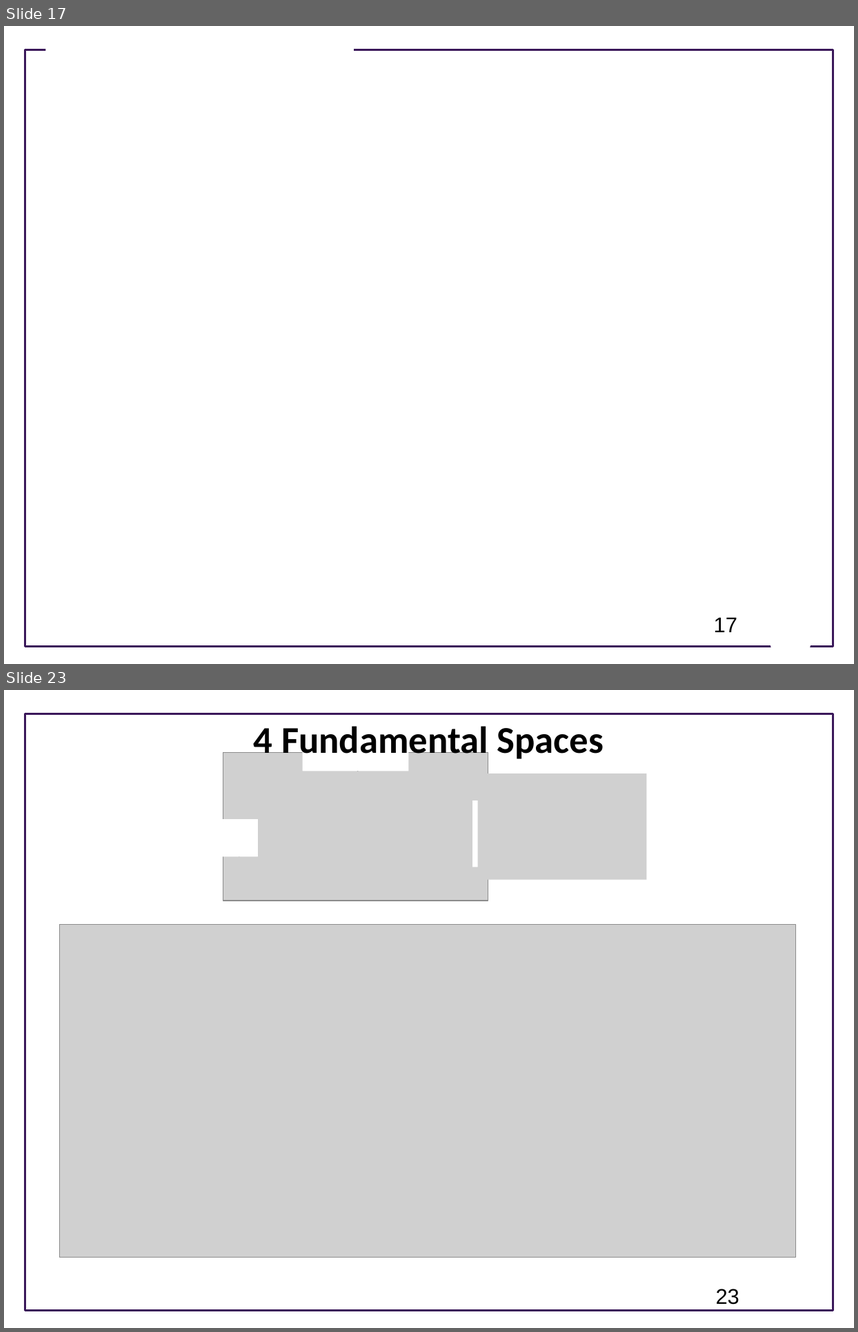
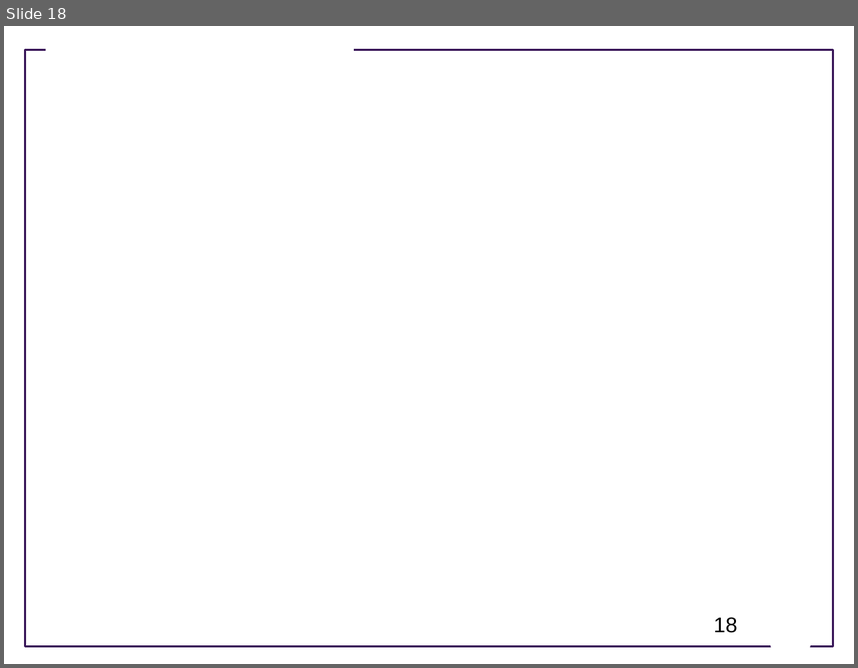
Before and after one commit to joseph-hellerstein/advanced-controls-lectures, a slide deck: Lecture_4-Geometric-Linear-Algebra/Geometric-Linear-Algebra.pptx. Shown one above the other, each under a label of ours: slides 17 and 23 before the commit, slide 18 after it; the slides between them are not shown. The pictures are 858x1332 and 858x668 pixels, drawn with LibreOffice and Linux fonts; fonts in the diff are those of the drawing; grey boxes stand for pictures; background and template pictures are left out. Boxes give left, top, right and bottom in pixels: in the first picture for what was removed or moved away, otherwise in the second. Text is boxed around its words. In the diff, an @@ line names an element or a change of style, - is before the commit and + after.

```diff
--- a/Lecture_4-Geometric-Linear-Algebra/Geometric-Linear-Algebra.pptx
+++ b/Lecture_4-Geometric-Linear-Algebra/Geometric-Linear-Algebra.pptx
@@ slide 23 removed at [4, 690, 854, 1328], background #FFFFFF; not listed: 1 template element that a slide beside it also shows @@
@@ title removed at [254, 721, 604, 762] @@
-4 Fundamental Spaces
@@ picture removed at [477, 773, 646, 880] @@
@@ group removed at [217, 733, 514, 900]: 3 rectangles, 1 picture @@
@@ picture removed at [59, 925, 795, 1257] @@
@@ page number removed at [716, 1288, 740, 1304] @@
-23
@@ what was slide 17 is now slide 18 @@
@@ page number at [714, 617, 737, 633]: text changed @@
-17
+18
```
Also in this commit, not shown: 8 slides changed, 3 slides added, 8 other slides removed.
